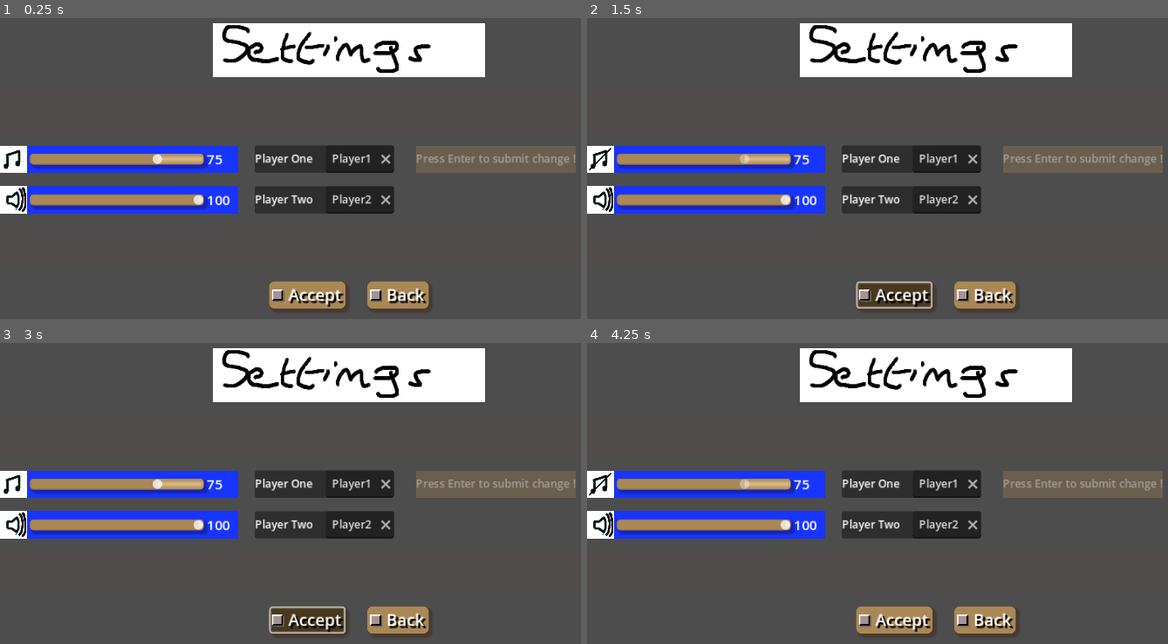
Above: before the commit, frames 1-4 (two rows, left to right).
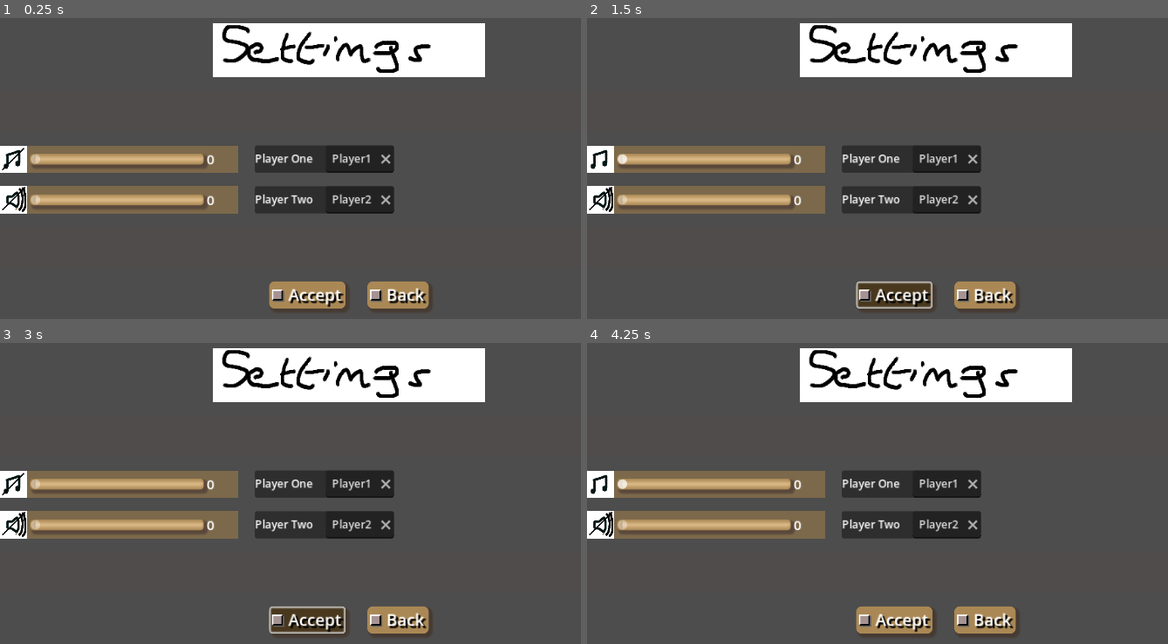
Above: after the commit, the same moments.

Repository: Infini-Creation/Ishid-O-Matic_Reborn
Game: Godot game, scene res://Scenes/SettingsMenu/Controls.tscn
Two runs of this game, one before a commit and one after it. Both use one fixed random seed, a clock stepped at 60 frames per second and the inputs below. This scene is started directly instead of the project's main scene.
Inputs (mouse positions are in pixels of both pictures, inside the frame that each line leads up to):
- Up to frame 1 (0.25 s): no input
- Up to frame 2 (1.5 s): click (598, 159) at 0.52 s; click (894, 294) at 1.27 s
- Up to frame 3 (3 s): click (11, 484) at 2.02 s; click (307, 619) at 2.77 s
- Up to frame 4 (4.25 s): click (598, 484) at 3.52 s

The runs differ from the first frame. In frame 1, 8.0% of the frame differs, in the area x 0-100%, y 42-66%; in frame 2, 8.0%; in frame 3, 8.0%; in frame 4, 8.0%.
Error in both runs: Invalid operands 'String' and 'int' in operator '+'. (res://Scripts/Global.gd:120)

Commit message:
settings main scene updated
-also kept for backup using old dedicated music/sound effect settings

Diff:
--- a/project/Scenes/SettingsMenu/Controls.tscn
+++ b/project/Scenes/SettingsMenu/Controls.tscn
@@ -1,17 +1,22 @@
-[gd_scene load_steps=14 format=3 uid="uid://ctdrgy6uwl05v"]
+[gd_scene load_steps=19 format=3 uid="uid://ctdrgy6uwl05v"]
 
 [ext_resource type="Theme" uid="uid://0js83h3tu5ft" path="res://ishido-base.tres" id="1_plfsj"]
 [ext_resource type="Script" path="res://Scripts/Menus/SettingsMenuButtons.gd" id="2_kgucl"]
 [ext_resource type="PackedScene" uid="uid://b1y0ceoptlyy8" path="res://Scenes/SettingsMenu/settings_music_volume.tscn" id="3_o0fjc"]
 [ext_resource type="Texture2D" uid="uid://baynxgvxhhm4j" path="res://Arts/Gfx/Menu/settings-menu-tittle.png" id="3_tdvwc"]
 [ext_resource type="Script" path="res://Scripts/Menus/Settings-MenuButton.gd" id="4_ajwwx"]
+[ext_resource type="PackedScene" uid="uid://ll6lo1qpru7x" path="res://Scenes/SettingsMenu/settings_audio_volume.tscn" id="4_iy873"]
 [ext_resource type="PackedScene" uid="uid://c8srptvs1yge6" path="res://Scenes/SettingsMenu/settings_sound_volume.tscn" id="4_m7c0a"]
+[ext_resource type="Texture2D" uid="uid://dmma2bje76kym" path="res://Arts/Gfx/Icons/settings-music-icon.png" id="5_rag66"]
+[ext_resource type="Texture2D" uid="uid://b5r7qirm0jrya" path="res://Arts/Gfx/Icons/ishido-settings-music-disabled-icon.png" id="6_8gc0w"]
 [ext_resource type="Texture2D" uid="uid://bhsmn0ahnp4ld" path="res://Arts/Gfx/Icons/settings-hints-icon.png" id="6_eubcd"]
 [ext_resource type="PackedScene" uid="uid://cxnlyh1x8abf6" path="res://Scenes/SettingsMenu/settings_player_name.tscn" id="6_i2aij"]
 [ext_resource type="PackedScene" uid="uid://0l28e82ve3vg" path="res://Scenes/SettingsMenu/Accept.tscn" id="6_kdmng"]
 [ext_resource type="PackedScene" uid="uid://b40tjnd3f60qf" path="res://Scenes/SettingsMenu/Back.tscn" id="7_p5yps"]
 [ext_resource type="Script" path="res://Scripts/Menus/Settings-Accept.gd" id="7_v03cd"]
 [ext_resource type="Script" path="res://Scripts/Menus/Settings-Back.gd" id="9_o5jsf"]
+[ext_resource type="Texture2D" uid="uid://c7lkxtg5gnbvw" path="res://Arts/Gfx/Icons/settings-sounds-icon.png" id="10_8cjac"]
+[ext_resource type="Texture2D" uid="uid://8lufgt6u5dy0" path="res://Arts/Gfx/Icons/ishido-settings-sounds-disabled-icon.png" id="11_wnhtc"]
 
 [sub_resource type="StyleBoxFlat" id="StyleBoxFlat_ncd48"]
 bg_color = Color(0.666667, 0.533333, 0.329412, 0.313726)
@@ -58,7 +63,14 @@
 size_flags_vertical = 4
 theme_override_constants/separation = 24
 
+[node name="AudioVolume" parent="ButtonsGroup/Music Row" instance=ExtResource("4_iy873")]
+layout_mode = 2
+audio_type = 1
+audio_enabled_icon = ExtResource("5_rag66")
+audio_disabled_icon = ExtResource("6_8gc0w")
+
 [node name="MusicVolume" parent="ButtonsGroup/Music Row" instance=ExtResource("3_o0fjc")]
+visible = false
 layout_mode = 2
 
 [node name="MenuButton" type="MenuButton" parent="ButtonsGroup/Music Row"]
@@ -75,12 +87,13 @@
 [node name="settings_player1_name" parent="ButtonsGroup/Music Row" instance=ExtResource("6_i2aij")]
 layout_mode = 2
 
-[node name="PanelContainer" type="PanelContainer" parent="ButtonsGroup/Music Row"]
+[node name="PlayerHint" type="PanelContainer" parent="ButtonsGroup/Music Row"]
+visible = false
 custom_minimum_size = Vector2(234, 0)
 layout_mode = 2
 theme_override_styles/panel = SubResource("StyleBoxFlat_ncd48")
 
-[node name="Label" type="Label" parent="ButtonsGroup/Music Row/PanelContainer"]
+[node name="Label" type="Label" parent="ButtonsGroup/Music Row/PlayerHint"]
 layout_mode = 2
 size_flags_horizontal = 4
 theme = ExtResource("1_plfsj")
@@ -96,13 +109,35 @@
 size_flags_vertical = 4
 theme_override_constants/separation = 24
 
+[node name="AudioVolume" parent="ButtonsGroup/Sound Row" instance=ExtResource("4_iy873")]
+layout_mode = 2
+audio_enabled_icon = ExtResource("10_8cjac")
+audio_disabled_icon = ExtResource("11_wnhtc")
+
 [node name="SoundVolume" parent="ButtonsGroup/Sound Row" instance=ExtResource("4_m7c0a")]
+visible = false
 layout_mode = 2
 
 [node name="settings_player2_name" parent="ButtonsGroup/Sound Row" instance=ExtResource("6_i2aij")]
 layout_mode = 2
 labelPlayerIdx = "Player Two"
 defaultPlayerName = "Player2"
+
+[node name="PlayerHint2" type="PanelContainer" parent="ButtonsGroup/Sound Row"]
+visible = false
+custom_minimum_size = Vector2(234, 0)
+layout_mode = 2
+theme_override_styles/panel = SubResource("StyleBoxFlat_ncd48")
+
+[node name="Label" type="Label" parent="ButtonsGroup/Sound Row/PlayerHint2"]
+layout_mode = 2
+size_flags_horizontal = 4
+theme = ExtResource("1_plfsj")
+theme_override_colors/font_color = Color(1, 1, 1, 0.392157)
+text = "Press Enter to submit change !"
+horizontal_alignment = 1
+vertical_alignment = 1
+max_lines_visible = 1
 
 [node name="Hints-Language Row" type="HBoxContainer" parent="ButtonsGroup"]
 visible = false
@@ -166,9 +201,15 @@
 layout_mode = 2
 script = ExtResource("9_o5jsf")
 
+[connection signal="settings_updated" from="ButtonsGroup/Music Row/AudioVolume" to="." method="_on_audio_volume_settings_updated"]
 [connection signal="settings_updated" from="ButtonsGroup/Music Row/MusicVolume" to="." method="_on_music_volume_settings_updated"]
+[connection signal="gui_input" from="ButtonsGroup/Music Row/settings_player1_name" to="." method="_on_settings_player_1_name_gui_input"]
+[connection signal="mouse_exited" from="ButtonsGroup/Music Row/settings_player1_name" to="." method="_on_settings_player_1_name_mouse_exited"]
 [connection signal="settings_updated" from="ButtonsGroup/Music Row/settings_player1_name" to="." method="_on_settings_player_1_name_settings_updated"]
+[connection signal="settings_updated" from="ButtonsGroup/Sound Row/AudioVolume" to="." method="_on_audio_volume_settings_updated"]
 [connection signal="settings_updated" from="ButtonsGroup/Sound Row/SoundVolume" to="." method="_on_sound_volume_settings_updated"]
+[connection signal="gui_input" from="ButtonsGroup/Sound Row/settings_player2_name" to="." method="_on_settings_player_2_name_gui_input"]
+[connection signal="mouse_exited" from="ButtonsGroup/Sound Row/settings_player2_name" to="." method="_on_settings_player_2_name_mouse_exited"]
 [connection signal="settings_updated" from="ButtonsGroup/Sound Row/settings_player2_name" to="." method="_on_settings_player_2_name_settings_updated"]
 [connection signal="settings_save_requested" from="ButtonsGroup/Bottom Buttons Row/AcceptItem" to="." method="_on_accept_item_settings_save_requested"]
 [connection signal="settings_revert_requested" from="ButtonsGroup/Bottom Buttons Row/BackItem" to="." method="_on_back_item_settings_revert_requested"]
